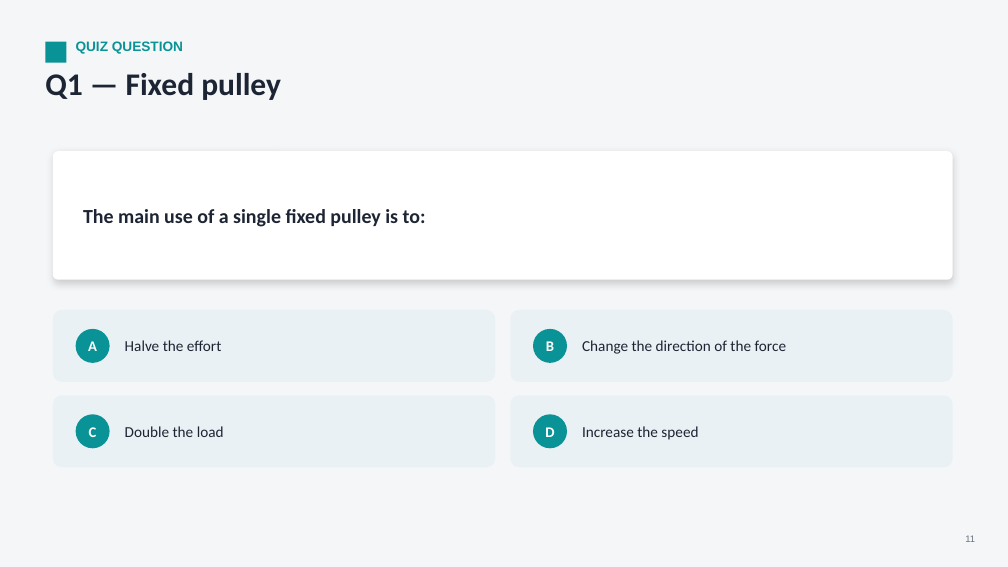
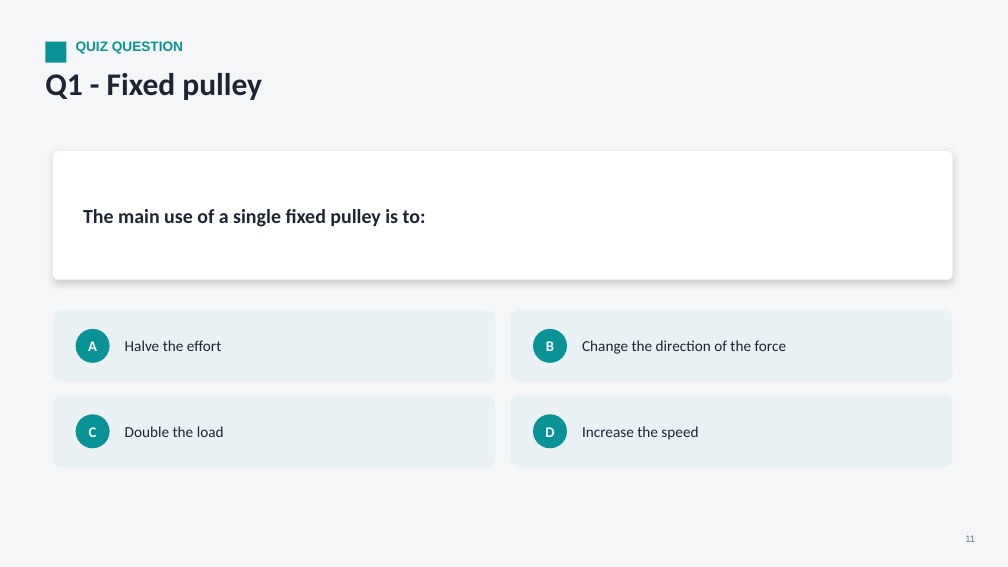
Before and after one commit to parmeshwars2911/MyFirstAR, a slide deck: slide 11 of ppt/Grade06/G06_S31_Simple_Machines_2.pptx. Drawn at 1008x567 pixels with LibreOffice and Linux fonts; fonts in the diff are those of the drawing. Boxes give left, top, right and bottom in pixels: in the first picture for what was removed or moved away, otherwise in the second. Text is boxed around its words. In the diff, an @@ line names an element or a change of style, - is before the commit and + after.

```diff
--- a/ppt/Grade06/G06_S31_Simple_Machines_2.pptx
+++ b/ppt/Grade06/G06_S31_Simple_Machines_2.pptx
@@ text at [45,73,262,100]: text changed @@
-Q1 — Fixed pulley
+Q1 - Fixed pulley
```
Also in this commit, not shown: 17 other slides changed, 11 other files.
